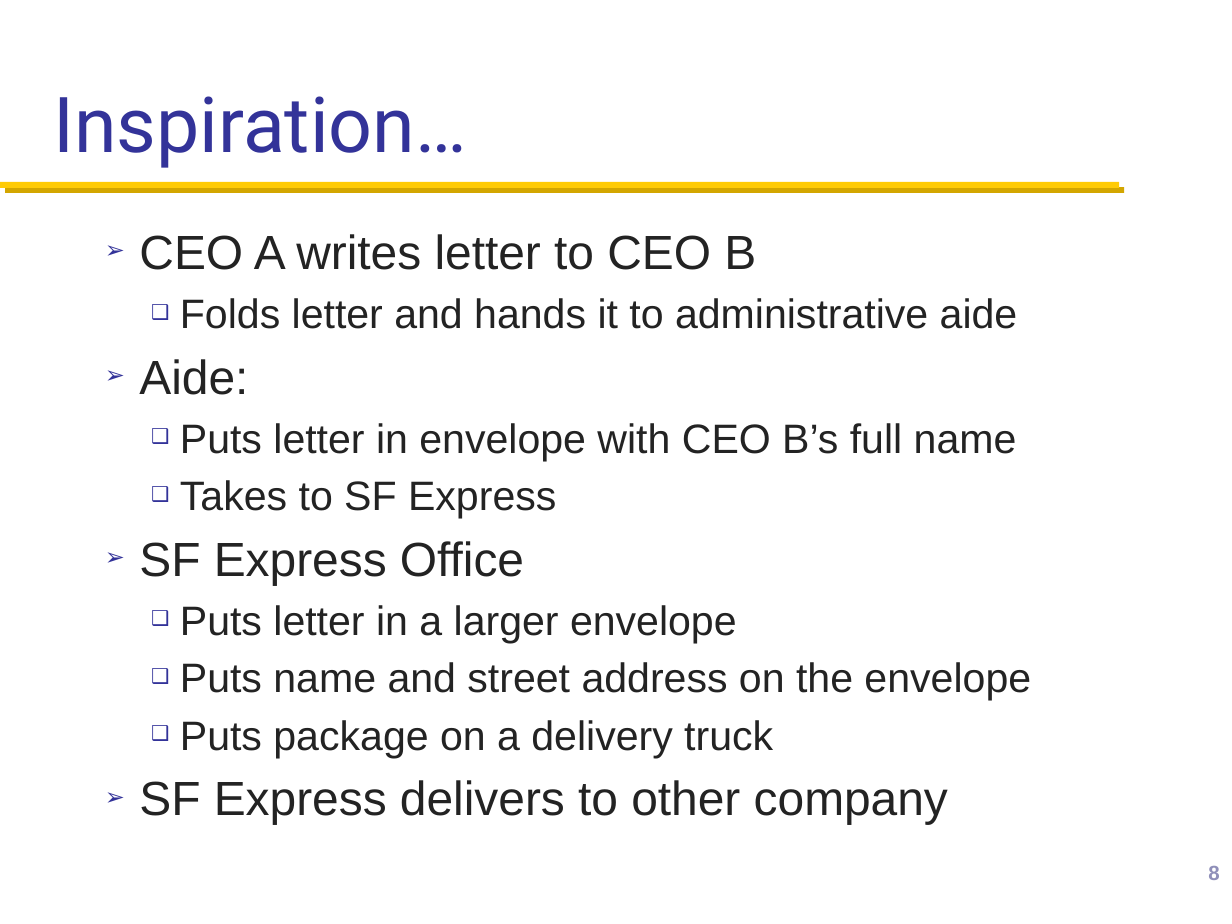
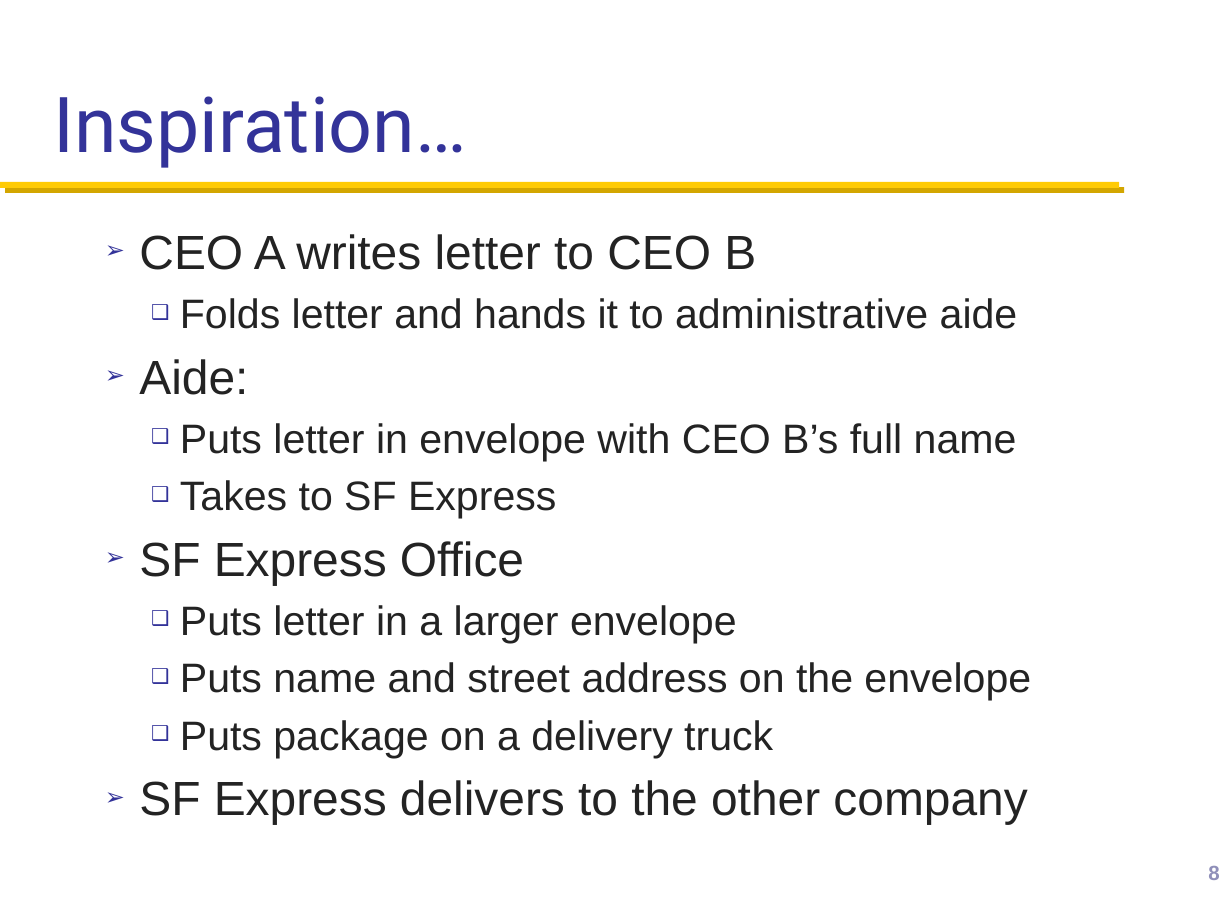
Before and after one commit to henryhxu/CSCI4430-ESTR4120, a slide deck: slide 8 of lectures/lec2.pptx. Drawn at 1232x924 pixels with LibreOffice and Linux fonts; fonts in the diff are those of the drawing; background and template pictures are left out. Boxes give left, top, right and bottom in pixels: in the first picture for what was removed or moved away, otherwise in the second. Text is boxed around its words. In the diff, an @@ line names an element or a change of style, - is before the commit and + after.

```diff
--- a/lectures/lec2.pptx
+++ b/lectures/lec2.pptx
@@ text at (139, 780, 1027, 825): text changed @@
-➢ SF Express delivers to other company
+➢ SF Express delivers to the other company
```
Also in this commit, not shown: 3 other slides changed.
